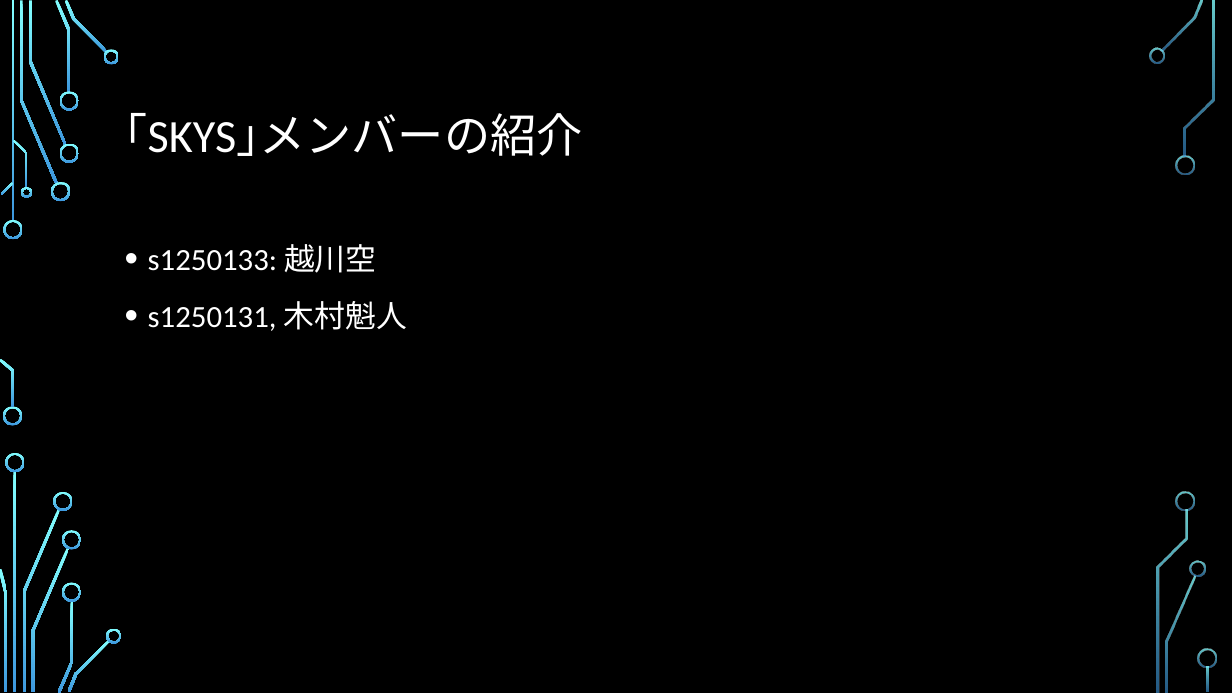
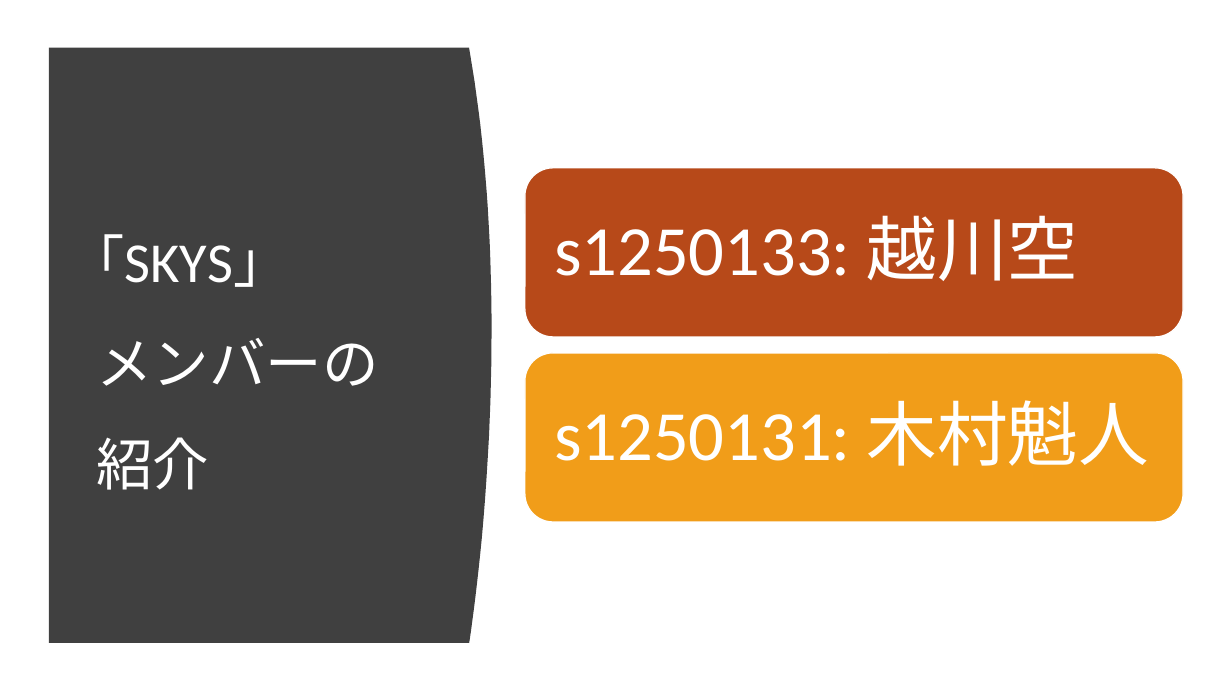
Before and after one commit to ie03-aizu-2019/ie03project-skys, a slide deck: slide 2 of Reports/Midterm.pptx. Drawn at 1232x693 pixels with LibreOffice and Linux fonts; fonts in the diff are those of the drawing; background and template pictures are left out. Boxes give left, top, right and bottom in pixels: in the first picture for what was removed or moved away, otherwise in the second. Text is boxed around its words. In the diff, an @@ line names an element or a change of style, - is before the commit and + after.

Commit message:
update design

```diff
--- a/Reports/Midterm.pptx
+++ b/Reports/Midterm.pptx
@@ background picture (left out) to #FFFFFF @@
@@ freeform shape added at (49, 48, 492, 643), fill #404040 @@
@@ title at (96, 234, 378, 490): text changed; size 36 to 44 pt @@
-｢SKYS｣メンバーの紹介
+｢SKYS｣
+メンバーの紹介
@@ text removed at (148, 244, 407, 331) @@
-• s1250133: 越川空
-• s1250131, 木村魁人
@@ group added at (525, 168, 1183, 522): 2 rounded rectangles, 2 texts @@
+s1250133: 越川空
+s1250131: 木村魁人
@@ group removed at (0, 0, 1217, 693): 33 freeform shapes, 3 rectangles @@
```
Also in this commit, not shown: 16 other slides changed, 1 slide added.
